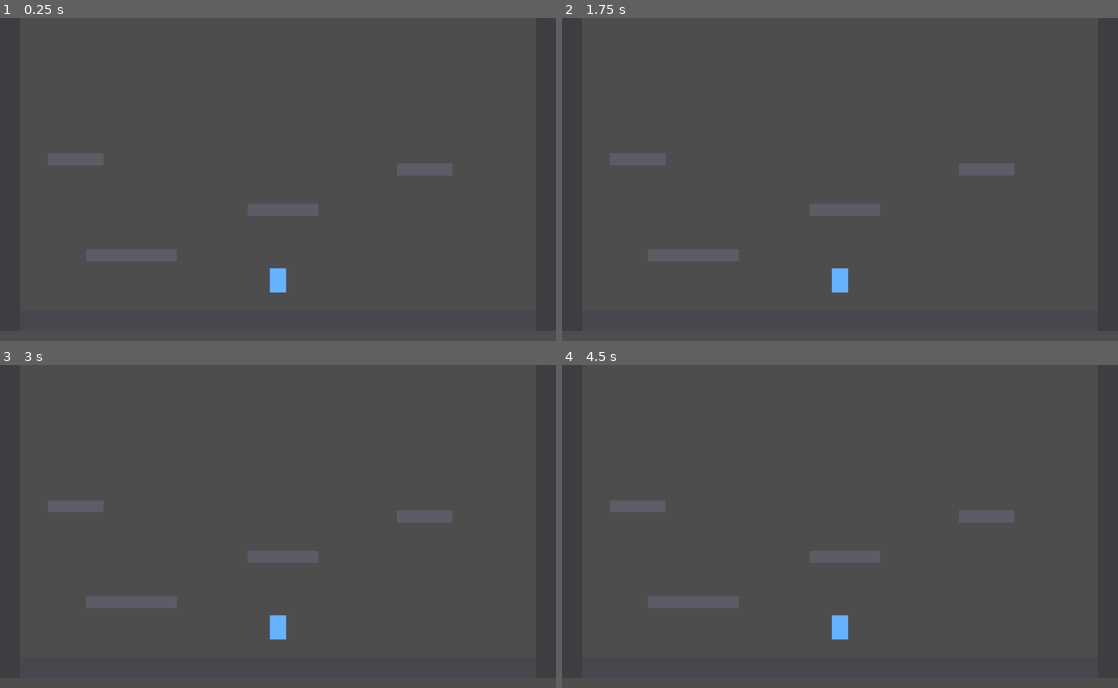
Above: before the commit, frames 1-4 (two rows, left to right).
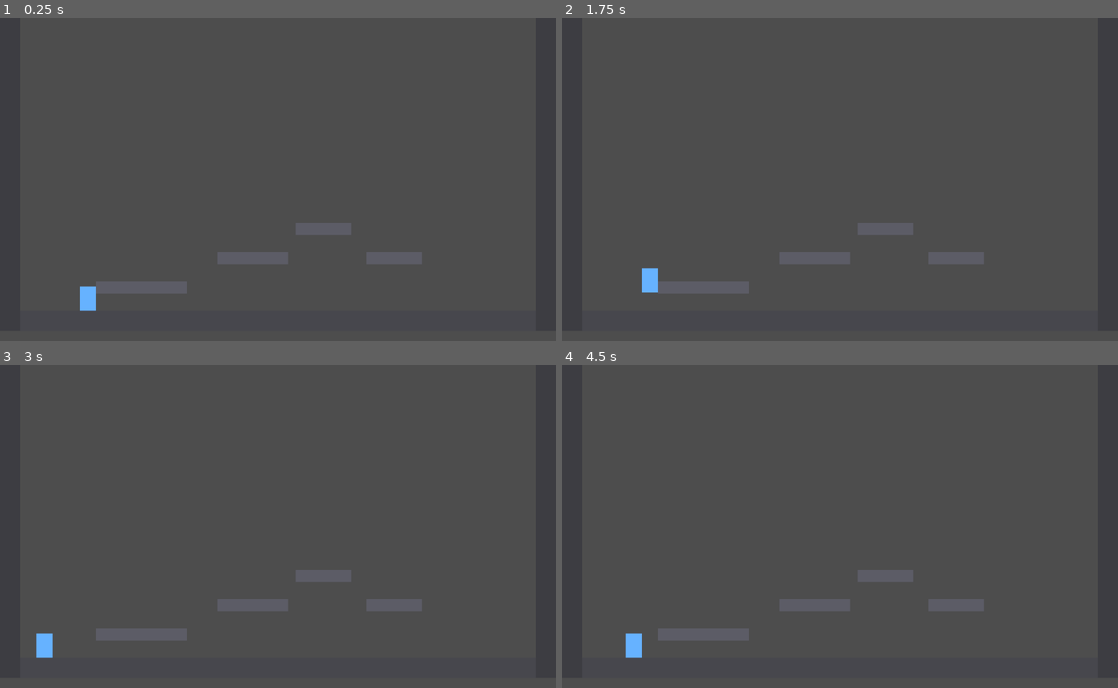
Above: after the commit, the same moments.

Repository: TrittoG/austral
Game: Godot game, scene res://scenes/test_room.tscn
The game is run twice, just before and just after one commit, with the same random seed, the same clock (stepped at 60 frames per second) and the same inputs.
Inputs:
- Up to frame 1 (0.25 s): no input
- Up to frame 2 (1.75 s): tap Enter at 0.5 s; hold D (move_right) from 0.53 s (still down); tap Space (jump) at 0.77, 1.52 s
- Up to frame 3 (3 s): release D (move_right) at 2.03 s; hold A (move_left) 2.03-2.78 s; hold D (move_right) from 2.78 s (still down)
- Up to frame 4 (4.5 s): tap Space (jump) at 3.02, 3.77 s; release D (move_right) at 4.28 s; hold A (move_left) from 4.28 s (still down)

The runs differ from the first frame. In frame 1, 3.9% of the frame differs, in the area x 8-82%, y 41-91%; in frame 2, 3.9%; in frame 3, 3.9%, in the area x 6-82%, y 41-91%; in frame 4, 3.9%.
Error before the commit: Parse Error: The function signature doesn't match the parent. Parent signature is "get_gravity() -> Vector2". (res://scripts/player.gd:89)

Commit message:
Fix: rename get_gravity y reacomoda plataformas alcanzables
- get_gravity() -> get_current_gravity(): evita el override invalido
  contra CharacterBody2D.get_gravity() (Vector2) en Godot 4.7
- Reacomoda las 4 plataformas a +58px entre si (dentro de los 80px
  de jump_height) para que la sala sea escalable

Co-Authored-By: Claude Opus 4.8 <noreply@anthropic.com>

Diff:
--- a/project.godot
+++ b/project.godot
@@ -1,13 +1,22 @@
 ; Engine configuration file.
-; Generado para el player controller del metroidvania (Godot 4.x).
+; It's best edited using the editor UI and not directly,
+; since the parameters that go here are not all obvious.
+;
+; Format:
+;   [section] ; section goes between []
+;   param=value ; assign values to parameters
 
 config_version=5
+
+[animation]
+
+compatibility/default_parent_skeleton_in_mesh_instance_3d=true
 
 [application]
 
 config/name="argenvania"
 run/main_scene="res://scenes/test_room.tscn"
-config/features=PackedStringArray("4.3", "GL Compatibility")
+config/features=PackedStringArray("4.7", "GL Compatibility")
 
 [display]
 
--- a/scenes/test_room.tscn
+++ b/scenes/test_room.tscn
@@ -59,7 +59,7 @@
 color = Color(0.24, 0.24, 0.26, 1)
 
 [node name="PlatformA" type="StaticBody2D" parent="."]
-position = Vector2(260, 470)
+position = Vector2(280, 534)
 
 [node name="CollisionShape2D" type="CollisionShape2D" parent="PlatformA"]
 shape = SubResource("shape_plat_big")
@@ -72,7 +72,7 @@
 color = Color(0.36, 0.36, 0.4, 1)
 
 [node name="PlatformB" type="StaticBody2D" parent="."]
-position = Vector2(560, 380)
+position = Vector2(500, 476)
 
 [node name="CollisionShape2D" type="CollisionShape2D" parent="PlatformB"]
 shape = SubResource("shape_plat_med")
@@ -85,7 +85,7 @@
 color = Color(0.36, 0.36, 0.4, 1)
 
 [node name="PlatformC" type="StaticBody2D" parent="."]
-position = Vector2(840, 300)
+position = Vector2(780, 476)
 
 [node name="CollisionShape2D" type="CollisionShape2D" parent="PlatformC"]
 shape = SubResource("shape_plat_sm")
@@ -98,7 +98,7 @@
 color = Color(0.36, 0.36, 0.4, 1)
 
 [node name="PlatformD" type="StaticBody2D" parent="."]
-position = Vector2(150, 280)
+position = Vector2(640, 418)
 
 [node name="CollisionShape2D" type="CollisionShape2D" parent="PlatformD"]
 shape = SubResource("shape_plat_sm")
@@ -111,4 +111,4 @@
 color = Color(0.36, 0.36, 0.4, 1)
 
 [node name="Player" parent="." instance=ExtResource("1_player")]
-position = Vector2(550, 520)
+position = Vector2(180, 540)
--- a/scripts/player.gd
+++ b/scripts/player.gd
@@ -86,12 +86,14 @@
 
 # Gravedad asimétrica: cae más rápido de lo que sube. Esto es clave para que
 # el muñeco no se sienta "flotante". (Queda cubierto con descent < peak.)
-func get_gravity() -> float:
+# Nota: se llama get_current_gravity() y no get_gravity() porque este último
+# ya existe en la clase base (devuelve Vector2) y sobreescribirlo da error.
+func get_current_gravity() -> float:
 	return jump_gravity if velocity.y < 0.0 else fall_gravity
 
 
 func _apply_gravity(delta: float) -> void:
-	velocity.y += get_gravity() * delta
+	velocity.y += get_current_gravity() * delta
 
 
 # ------------------------------------------------------------
Not shown, added: scripts/player.gd.uid
